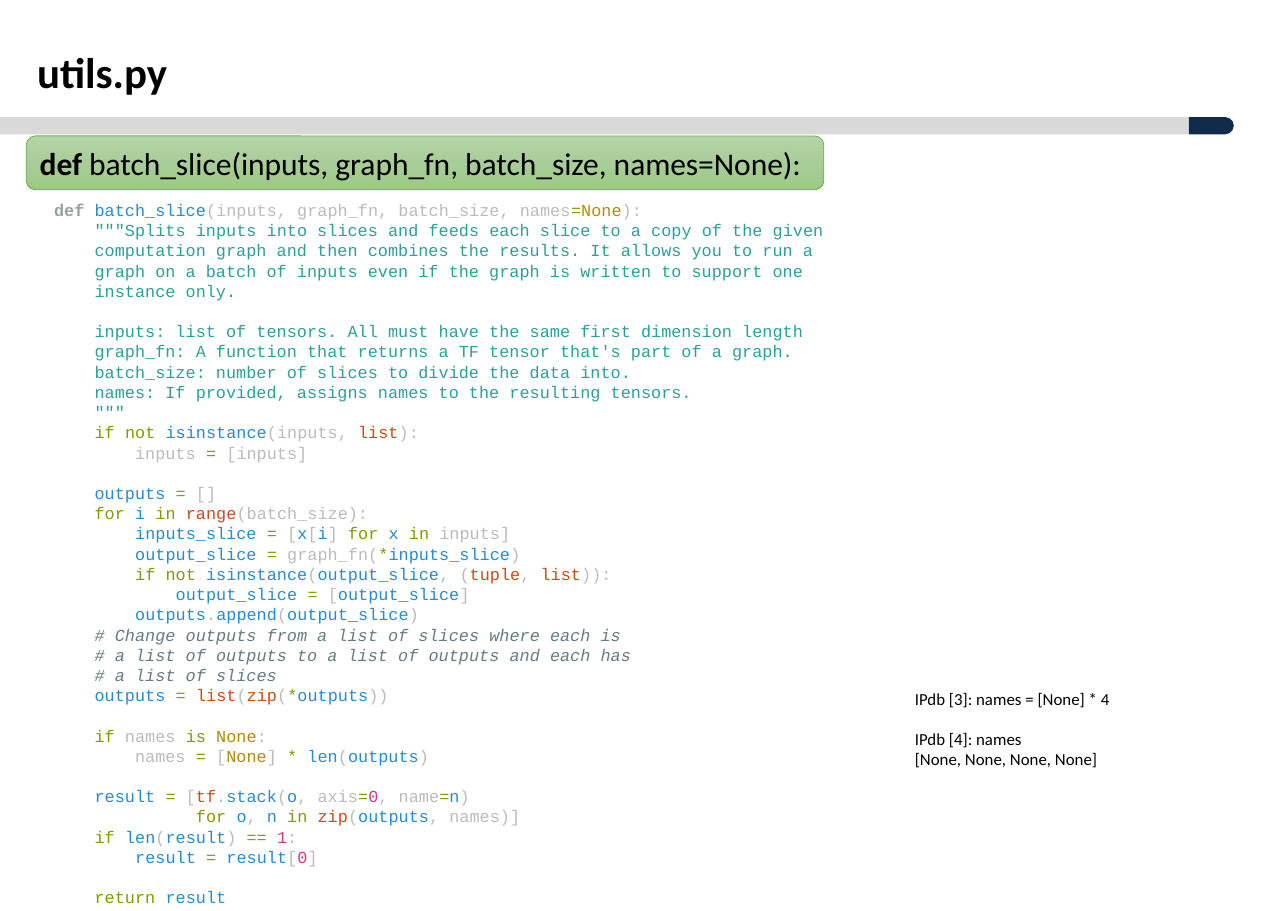
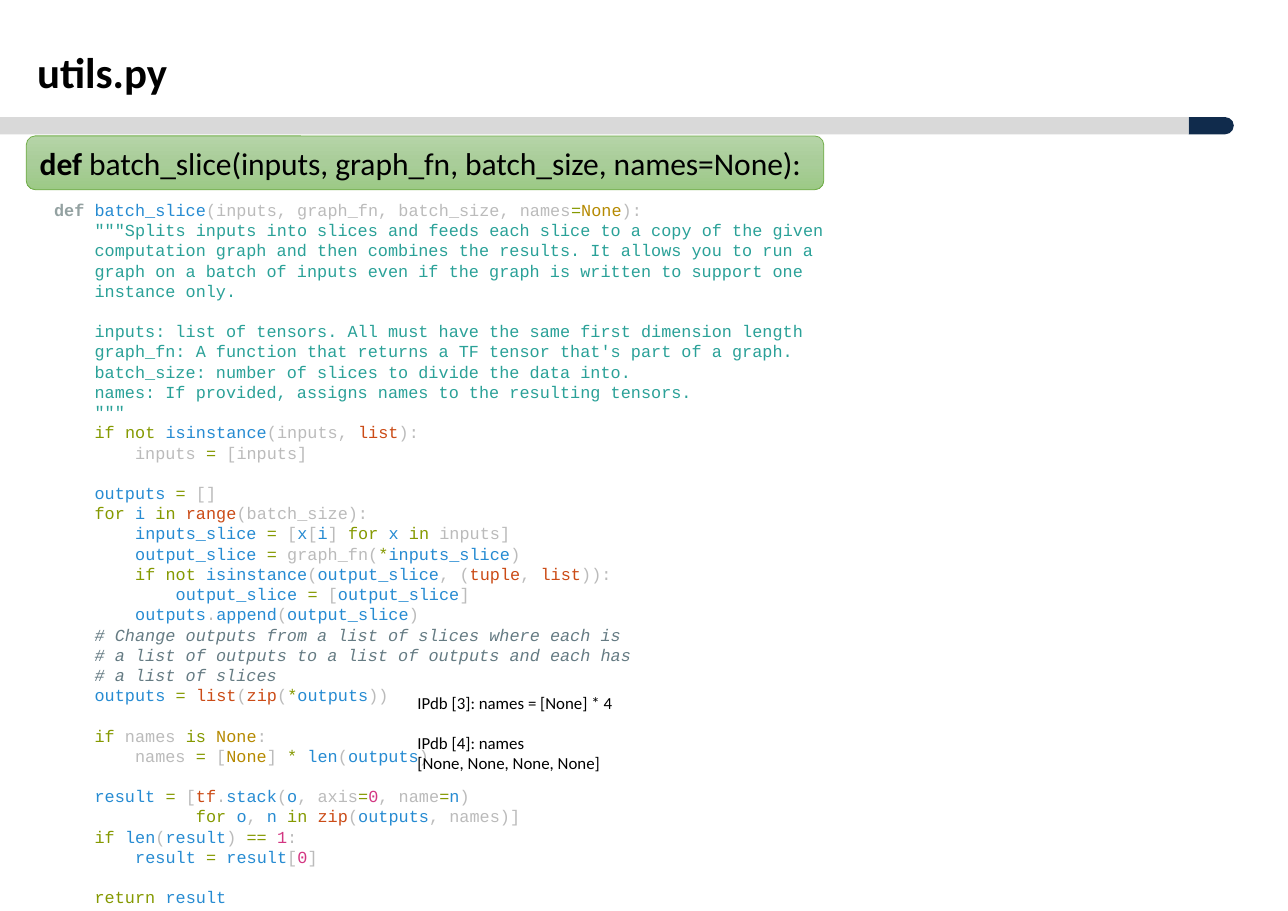
Before and after one commit to ksyoon70/Mask-RCNN-TF2, a slide deck: slide 16 of Masked-RCNN_분석_V1.0.pptx (slide 15 before the commit). Drawn at 1288x911 pixels with LibreOffice and Linux fonts; fonts in the diff are those of the drawing; background and template pictures are left out. Boxes give left, top, right and bottom in pixels: in the first picture for what was removed or moved away, otherwise in the second. Text is boxed around its words. In the diff, an @@ line names an element or a change of style, - is before the commit and + after.

```diff
--- a/Masked-RCNN_분석_V1.0.pptx
+++ b/Masked-RCNN_분석_V1.0.pptx
@@ text "IPdb [3]: names = [None] ...": place and size @@
-text "IPdb [3]: names = [None] ..." at (915,693,1110,768)
+text "IPdb [3]: names = [None] ..." at (417,697,613,772)
```
Also in this commit, not shown: 1 other slide changed, 2 slides added, 2 other files.
